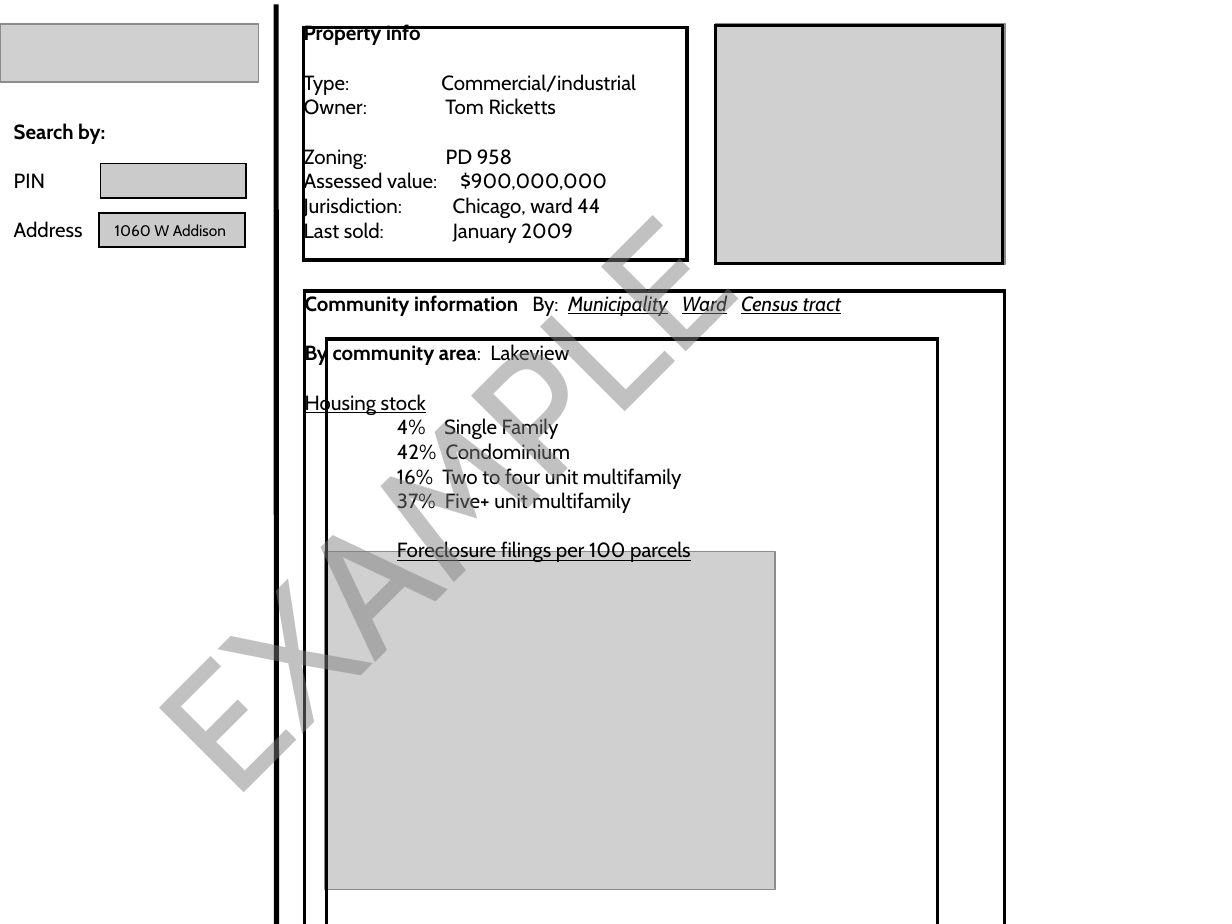
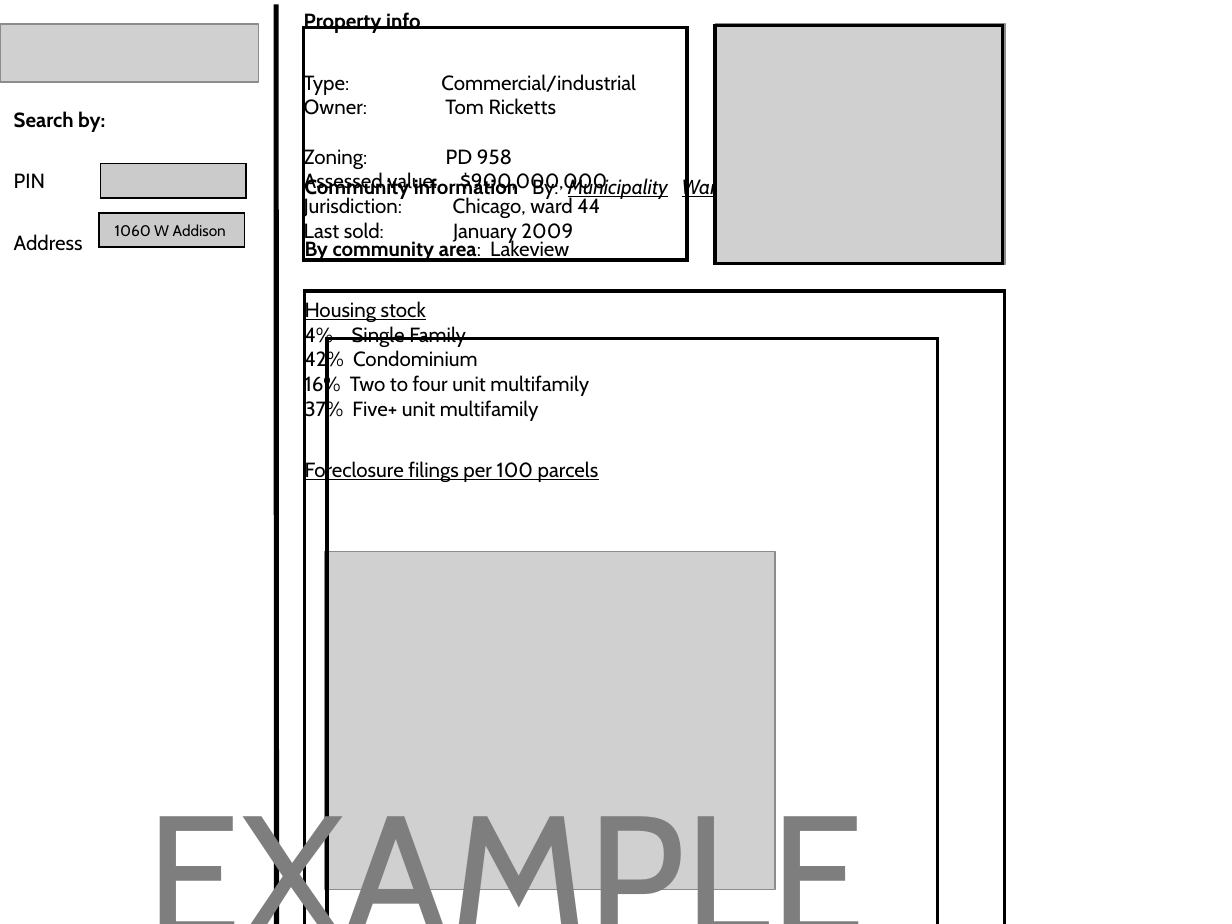
Before and after one commit to dssg/land-bank, a slide deck: slide 10 of Thursday_Presentation.pptx. Drawn at 1232x924 pixels with LibreOffice and Linux fonts; fonts in the diff are those of the drawing; grey boxes stand for pictures. Boxes give left, top, right and bottom in pixels: in the first picture for what was removed or moved away, otherwise in the second. Text is boxed around its words. In the diff, an @@ line names an element or a change of style, - is before the commit and + after.

```diff
--- a/Thursday_Presentation.pptx
+++ b/Thursday_Presentation.pptx
@@ text "Search by:" rewrapped from (x1=14, y1=123, x2=105, y2=238) to (x1=14, y1=111, x2=105, y2=251) @@
@@ rectangle "1060 W Addison" at (x1=100, y1=213, x2=245, y2=248): outline #000000 1 pt to #000000 0.99 pt @@
@@ text in rectangle at (x1=305, y1=324, x2=589, y2=421): list level 2 to 1 in "4% Single Family"; list level 2 to 1 in "42% Condominium"; list level 2 to 1 in "16% Two to four unit ..."; list level 2 to 1 in "37% Five+ unit multifamily" @@
@@ outline #000000 2 pt to #000000 2.01 pt in 4 elements at (x1=304, y1=27, x2=687, y2=260), (x1=304, y1=291, x2=1004, y2=924), (x1=716, y1=26, x2=1003, y2=264), (x1=326, y1=339, x2=938, y2=924) @@
@@ text "EXAMPLE" moved from (x1=28, y1=88, x2=852, y2=912) to (x1=28, y1=763, x2=983, y2=924) @@
@@ text "EXAMPLE" at (x1=28, y1=763, x2=983, y2=924): text colour #7E7E7E at 48% opacity to #7E7E7E; rotation 315 to 0 degrees @@
```
Also in this commit, not shown: 22 other slides changed, 1 other file.
